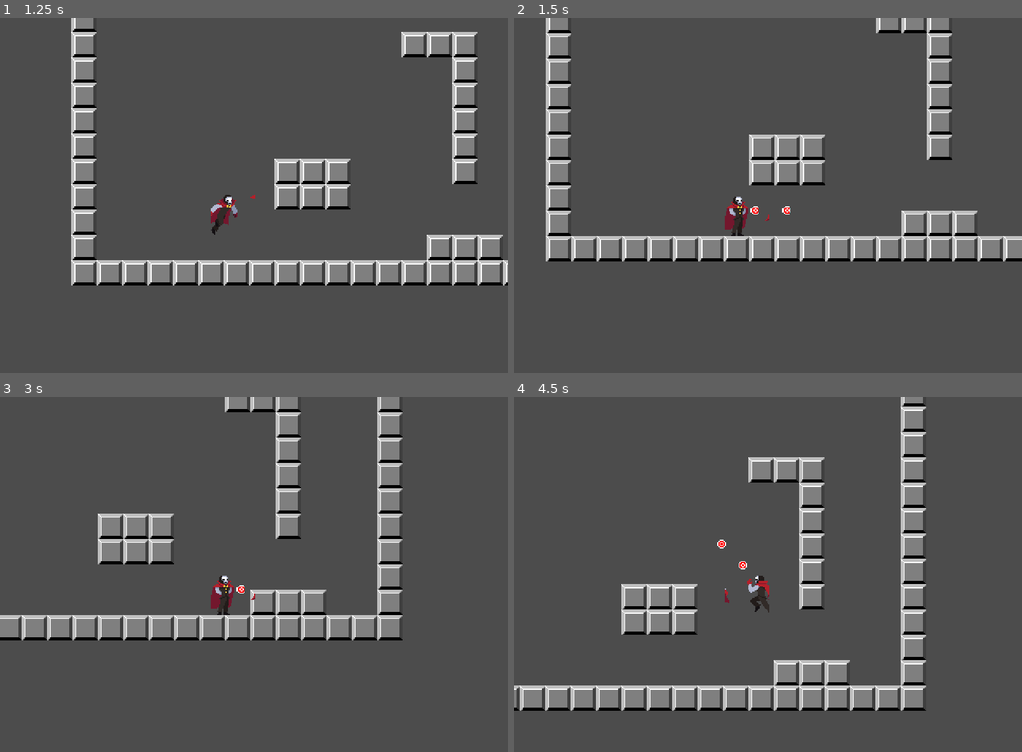
Above: before the commit, frames 1-4 (two rows, left to right).
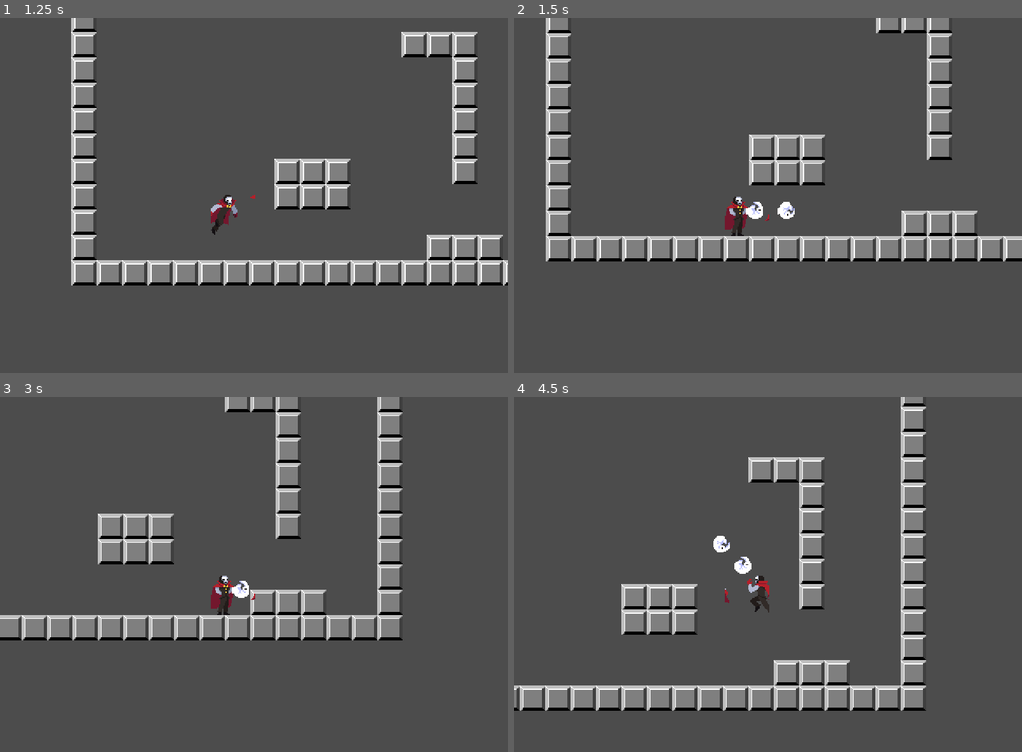
Above: after the commit, the same moments.

Repository: hectorid/jeonsa_prototype
Game: Godot game, scene res://scenes/Level.tscn
Two runs of this game, one before a commit and one after it. Both use one fixed random seed, a clock stepped at 60 frames per second and the inputs below.
Inputs:
- Up to frame 1 (1.25 s): hold D (move_right) from 0.53 s (still down); hold J (shoot) from 0.53 s (still down); tap K (jump) at 0.77 s
- Up to frame 2 (1.5 s): keep holding D (move_right); release J (shoot) at 1.28 s; tap J (shoot) at 1.35 s
- Up to frame 3 (3 s): tap K (jump) at 1.52 s; release D (move_right) at 2.03 s; hold A (move_left) 2.03-2.78 s; hold J (shoot) 2.03-2.78 s; tap Enter at 2.75 s; hold D (move_right) from 2.78 s (still down); tap J (shoot) at 2.85 s
- Up to frame 4 (4.5 s): tap K (jump) at 3.02, 3.77 s; hold J (shoot) 3.53-4.28 s; release D (move_right) at 4.28 s; hold A (move_left) from 4.28 s (still down); tap J (shoot) at 4.35 s

Frame 1 is identical in both runs. In frame 2, 0.2% of the frame differs, in the area x 45-56%, y 51-57%; in frame 3, 0.1%; in frame 4, 0.2%.

Commit message:
Added placeholder projectile sprites

Diff:
--- a/scenes/Projectile.tscn
+++ b/scenes/Projectile.tscn
@@ -1,18 +1,41 @@
-[gd_scene load_steps=4 format=2]
+[gd_scene load_steps=5 format=2]
 
 [ext_resource path="res://scripts/Projectile.gd" type="Script" id=1]
-[ext_resource path="res://sprites/projectile_test.png" type="Texture" id=2]
+[ext_resource path="res://sprites/rabbit.png" type="Texture" id=2]
 
 [sub_resource type="CircleShape2D" id=1]
-radius = 4.0
+radius = 7.0
+
+[sub_resource type="Animation" id=2]
+resource_name = "default"
+length = 0.4
+loop = true
+tracks/0/type = "value"
+tracks/0/path = NodePath("Sprite:frame")
+tracks/0/interp = 1
+tracks/0/loop_wrap = false
+tracks/0/imported = false
+tracks/0/enabled = true
+tracks/0/keys = {
+"times": PoolRealArray( 0, 0.3 ),
+"transitions": PoolRealArray( 1, 1 ),
+"update": 0,
+"values": [ 0, 3 ]
+}
 
 [node name="Projectile" type="Area2D"]
 script = ExtResource( 1 )
 
 [node name="Sprite" type="Sprite" parent="."]
 texture = ExtResource( 2 )
+hframes = 4
+frame = 3
 
 [node name="Collision" type="CollisionShape2D" parent="."]
 shape = SubResource( 1 )
 
+[node name="AnimationPlayer" type="AnimationPlayer" parent="."]
+autoplay = "default"
+playback_speed = 0.75
+anims/default = SubResource( 2 )
 [connection signal="body_entered" from="." to="." method="_on_body_entered"]
Binary file added: sprites/rabbit.aseprite
Binary file added: sprites/rabbit.png
Not shown, added: sprites/rabbit.png.import
Binary file added: sprites/wand.aseprite
Binary file added: sprites/wand.png
Not shown, added: sprites/wand.png.import
